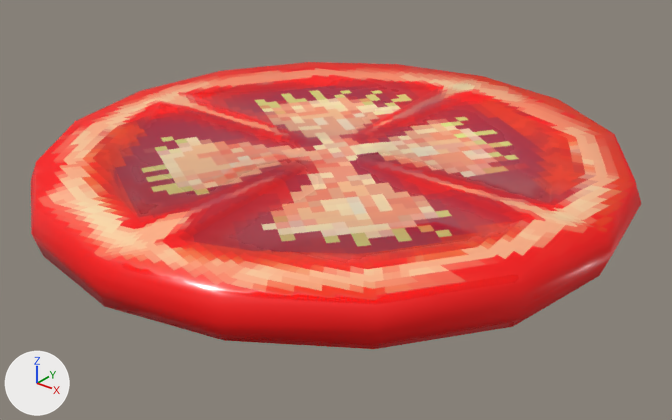
Before and after pictures for a commit that changed the glTF model Asset/Topz-tomato.glb.
Rendered twice from a 50 mm camera at (1.391, -1.724, 0.952) aimed at (0.037, -0.031, -0.097). Arrows for +X, +Y and +Z are at lower left; the lights stay in place. The picture after the commit comes second. Objects named as collision shapes, trigger or cutter boxes, shadow casters or lower levels of detail are left out. Where no turn or scale is listed for an object, it has been applied to the vertices. Vertices at exactly the same position are counted once.
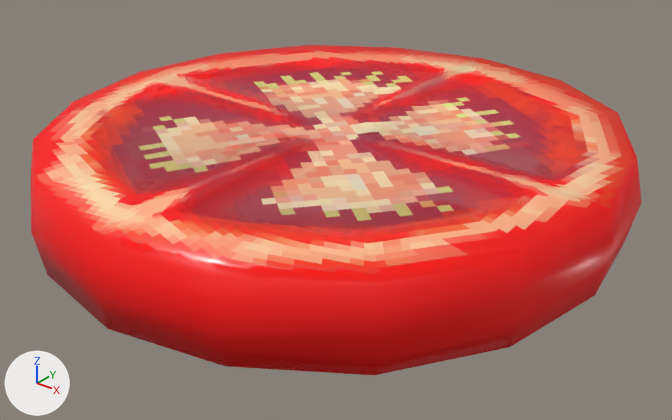
Where the change shows, as pixel boxes [x1, y1, x2, y2] in the pictures (672 x 420 px; the box of a moved part takes in the faces that stretch with it):
'Cylinder', reshaped, moved (15% taller): before [31, 62, 641, 349]; after [31, 45, 641, 375]
part 1 of me_cylinder_001, moved or reshaped: before [97, 284, 520, 349]; after [96, 283, 520, 375]
part 2 of me_cylinder_001, moved or reshaped (not visible before): after [596, 204, 641, 293]
part 3 of me_cylinder_001, moved or reshaped: before [32, 234, 104, 306]; after [32, 233, 107, 328]
part 4 of me_cylinder_001, moved or reshaped: before [377, 257, 611, 349]; after [376, 255, 612, 375]
part 5 of me_cylinder_001, moved or reshaped: before [189, 62, 557, 175]; after [188, 45, 559, 151]
part 6 of me_cylinder_001, moved or reshaped: before [161, 96, 605, 254]; after [160, 77, 607, 229]
part 7 of me_cylinder_001, moved or reshaped: before [31, 160, 306, 323]; after [31, 138, 306, 322]
part 8 of me_cylinder_001, moved or reshaped: before [363, 217, 611, 329]; after [364, 193, 612, 327]
part 9 of me_cylinder_001, moved or reshaped: before [551, 134, 641, 231]; after [553, 113, 641, 206]
part 10 of me_cylinder_001, moved or reshaped: before [218, 99, 641, 256]; after [220, 80, 641, 254]
part 11 of me_cylinder_001, moved or reshaped: before [165, 76, 482, 240]; after [162, 59, 483, 213]
part 12 of me_cylinder_001, moved or reshaped: before [31, 104, 295, 232]; after [31, 85, 294, 218]
part 13 of me_cylinder_001, moved or reshaped: before [246, 64, 481, 137]; after [246, 48, 483, 115]
part 14 of me_cylinder_001, moved or reshaped: before [77, 71, 303, 140]; after [75, 54, 304, 120]
part 15 of me_cylinder_001, moved or reshaped: before [101, 251, 376, 329]; after [98, 223, 376, 327]

Diff of the bpy script that builds the scene:
```diff
--- a/Asset/Topz-tomato.glb.py
+++ b/Asset/Topz-tomato.glb.py
@@ me_cylinder_001 @@
 # used by ob_cylinder; location = (0.0, 0.0, 0.0)
-me_cylinder_001.from_pydata(...)  # 176 vertices, 348 faces; spans x -0.76..0.76, y -0.76..0.76, z -0.06..0.06
+me_cylinder_001.from_pydata(...)  # 176 vertices, 348 faces; spans x -0.76..0.76, y -0.76..0.76, z -0.12..0.12
+# me_cylinder_001 part 1: 24 of the vertices in x -0.74..0.59, y -0.74..0.0, z -0.06..-0.04 are moved by (0.0, 0.0, -0.06)
+# me_cylinder_001 part 2: 5 of the vertices in x 0.52..0.74, y 0.0..0.28, z -0.06..-0.04 are moved by (0.0, 0.0, -0.05)
+# me_cylinder_001 part 3: 3 of the vertices in x -0.52..-0.29, y -0.69..-0.39, z -0.06..-0.04 are moved by (0.0, 0.0, -0.05)
+# me_cylinder_001 part 4: 1 of the vertices in x 0.69, y -0.29, z -0.06 are moved by (0.0, 0.0, -0.05)
+# me_cylinder_001 part 5: 17 of the vertices in x -0.69..0.06, y -0.28..0.75, z 0.04..0.06 are moved by (0.0, 0.0, 0.05)
+# me_cylinder_001 part 6: 12 of the vertices in x -0.1..0.1, y -0.03..0.03, z 0.05 are moved by (0.0, 0.0, 0.05)
+# me_cylinder_001 part 7: 4 of the vertices in x -0.28..0.0, y -0.74..-0.57, z 0.04..0.06 are moved by (0.0, 0.0, 0.05)
+# me_cylinder_001 part 8: 3 of the vertices in x 0.41..0.69, y -0.52..-0.29, z 0.05..0.06 are moved by (0.0, 0.0, 0.05)
+# me_cylinder_001 part 9: 1 of the vertices in x 0.69, y 0.28, z 0.06 are moved by (0.0, 0.0, 0.05)
+# me_cylinder_001 part 10: 20 of the vertices in x 0.05..0.74, y -0.59..0.69, z 0.04..0.06 are moved by (0.0, 0.0, 0.06)
+# me_cylinder_001 part 11: 12 of the vertices in x -0.03..0.02, y -0.11..0.1, z 0.05..0.06 are moved by (0.0, 0.0, 0.06)
+# me_cylinder_001 part 12: 6 of the vertices in x -0.52..-0.21, y -0.53..-0.21, z 0.04..0.06 are moved by (0.0, 0.0, 0.06)
+# me_cylinder_001 part 13: 3 of the vertices in x -0.39..-0.21, y 0.39..0.53, z 0.04..0.06 are moved by (0.0, 0.0, 0.06)
+# me_cylinder_001 part 14: 1 of the vertices in x -0.74, y 0.0, z 0.05 are moved by (0.0, 0.0, 0.06)
+# me_cylinder_001 part 15: the 1 vertex in x 0.28, y -0.69, z 0.06 is moved by (0.0, 0.01, 0.05)
+# other edits to the shape of me_cylinder_001 do not show in these pictures
 me_cylinder_001.materials.append(mat_tomato)
@@ ob_cylinder @@
 ob_cylinder = bpy.data.objects.new('Cylinder', me_cylinder_001)
-ob_cylinder.location = (0.0, 0.0, 0.0)
+ob_cylinder.location = (0.0, 0.0, 0.003)
```
